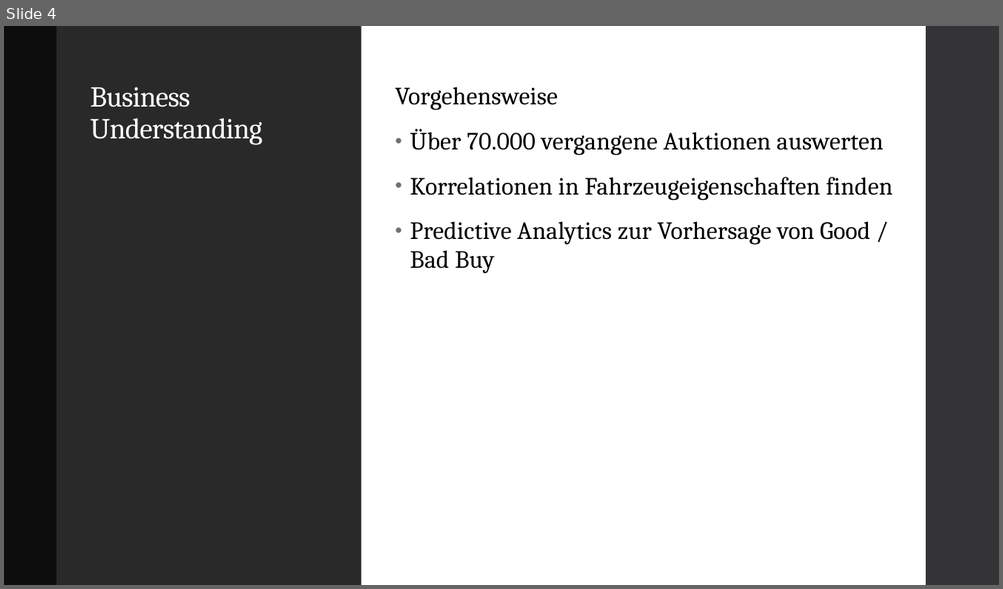
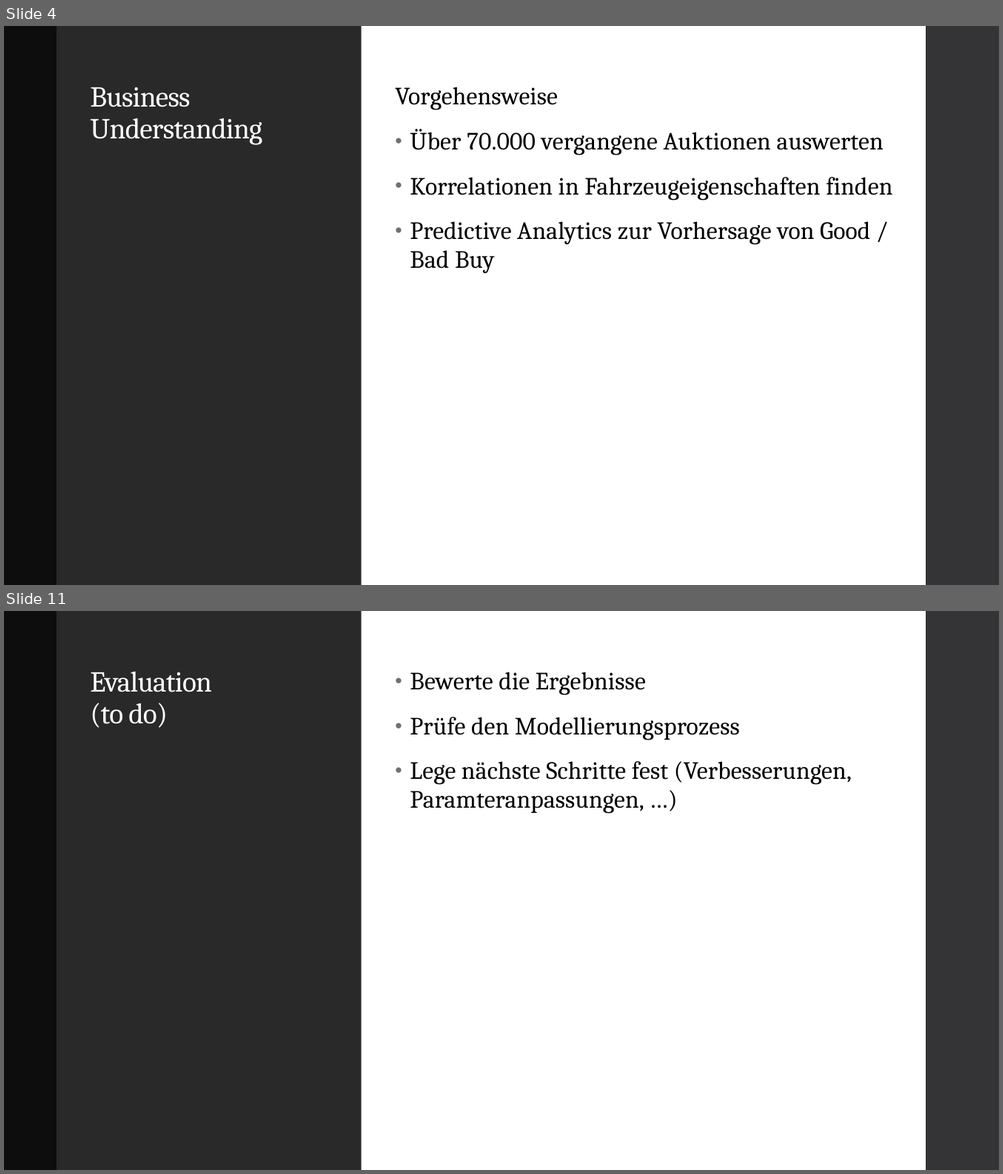
Before and after one commit to fab796/Studienarbeit, a slide deck: Don‘t Get Kicked.pptx. Shown one above the other, each under a label of ours: slide 4 before the commit, slides 4 and 11 after it; the slides between them are not shown. The pictures are 1003x589 and 1003x1174 pixels, drawn with LibreOffice and Linux fonts; fonts in the diff are those of the drawing. Boxes give left, top, right and bottom in pixels: in the first picture for what was removed or moved away, otherwise in the second. Text is boxed around its words. In the diff, an @@ line names an element or a change of style, - is before the commit and + after.

```diff
--- a/Don‘t Get Kicked.pptx
+++ b/Don‘t Get Kicked.pptx
@@ slide 11 added at (x1=4, y1=611, x2=999, y2=1170), background #FFFFFF; not listed: 1 template element that a slide beside it also shows @@
@@ rectangle added at (x1=4, y1=611, x2=57, y2=1170), fill #0D0D0D @@
@@ rectangle added at (x1=57, y1=611, x2=361, y2=1170), fill #292929 @@
@@ rectangle added at (x1=361, y1=611, x2=925, y2=1170), fill #FFFFFF @@
@@ title added at (x1=90, y1=671, x2=212, y2=728), 28 pt, text #FFFFFF @@
+Evaluation
+(to do)
@@ text added at (x1=410, y1=672, x2=851, y2=814), 24 pt, text #000000 @@
+• Bewerte die Ergebnisse
+• Prüfe den Modellierungsprozess
+• Lege nächste Schritte fest (Verbesserungen, Paramteranpassungen, …)
```
Also in this commit, not shown: 1 slide changed, 7 other slides added, 3 slides removed.
